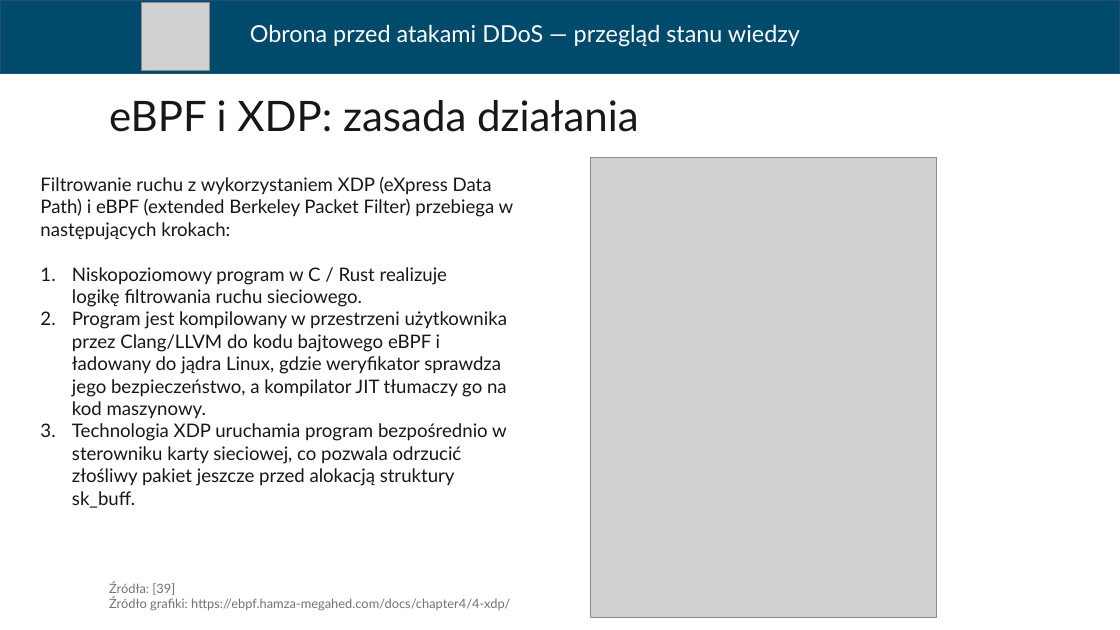
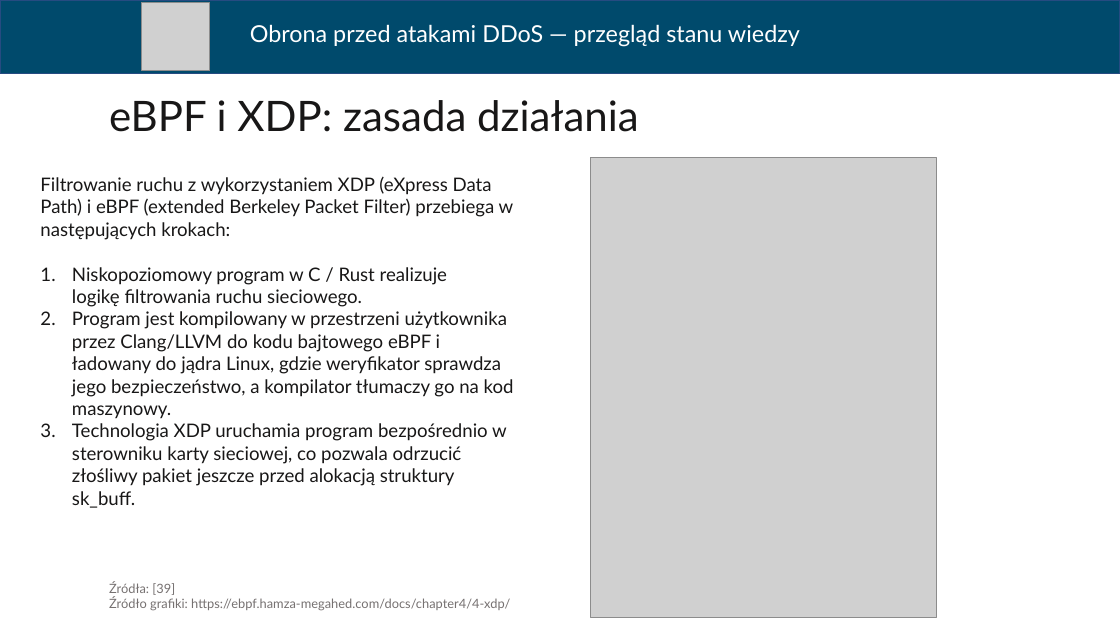
Before and after one commit to ArturBrogowicz/code, a slide deck: slide 12 of presentation/Prezentacja_WEiTI_PL.pptx. Drawn at 1120x630 pixels with LibreOffice and Linux fonts; fonts in the diff are those of the drawing; grey boxes stand for pictures. Boxes give left, top, right and bottom in pixels: in the first picture for what was removed or moved away, otherwise in the second. Text is boxed around its words. In the diff, an @@ line names an element or a change of style, - is before the commit and + after.

```diff
--- a/presentation/Prezentacja_WEiTI_PL.pptx
+++ b/presentation/Prezentacja_WEiTI_PL.pptx
@@ text at bbox=[72, 311, 514, 418]: text changed @@
-2. Program jest kompilowany w przestrzeni użytkownika przez Clang/LLVM do kodu bajtowego eBPF i ładowany do jądra Linux, gdzie weryfikator sprawdza jego bezpieczeństwo, a kompilator JIT tłumaczy go na kod maszynowy.
+2. Program jest kompilowany w przestrzeni użytkownika przez Clang/LLVM do kodu bajtowego eBPF i ładowany do jądra Linux, gdzie weryfikator sprawdza jego bezpieczeństwo, a kompilator tłumaczy go na kod maszynowy.
```
Also in this commit, not shown: 10 other slides changed, 1 slide added, 1 slide removed.
